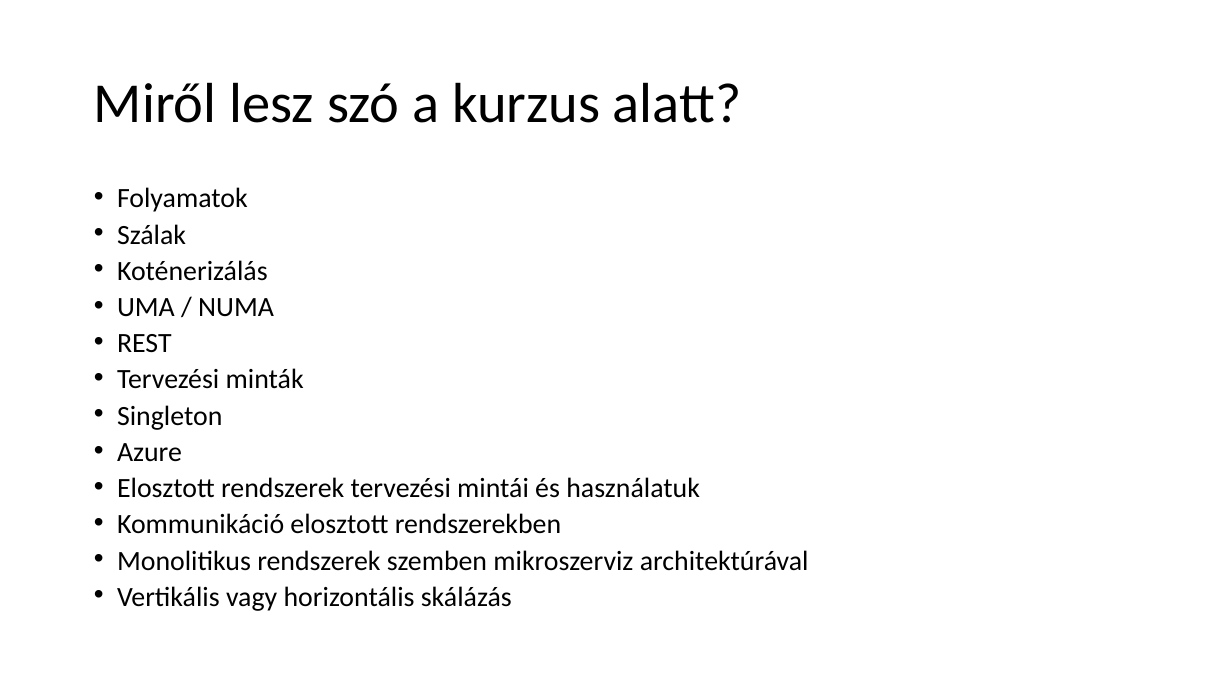
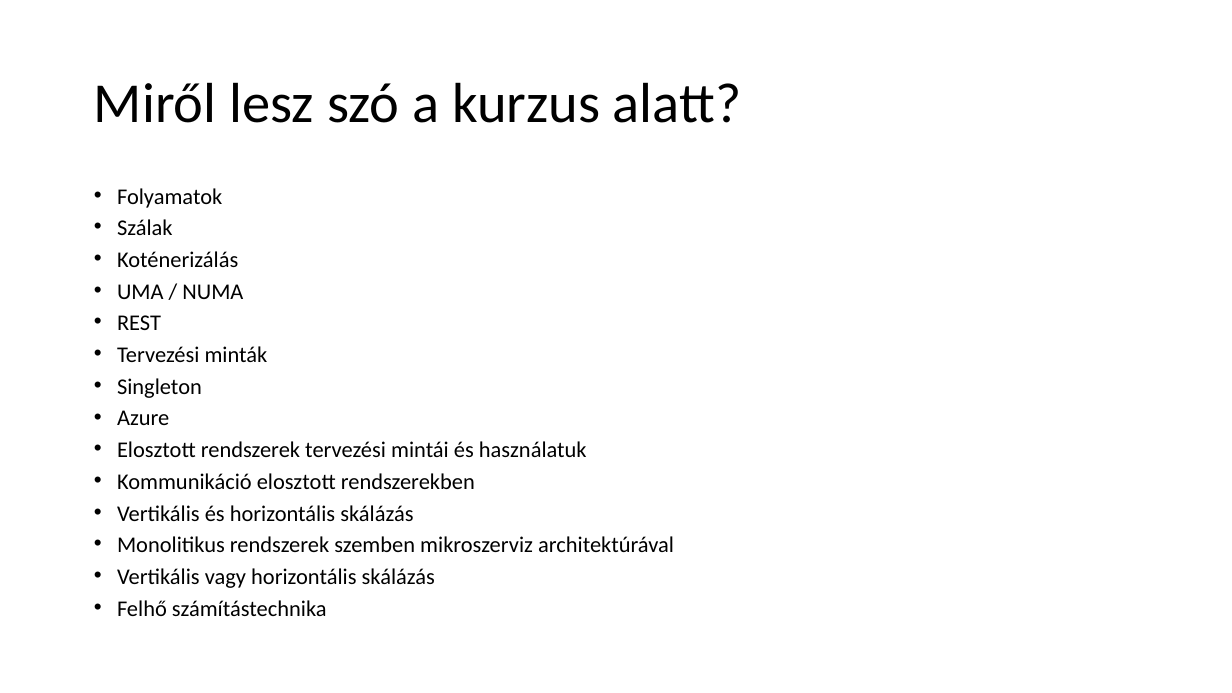
Before and after one commit to krsjakb/osztott-rendszerek-parhuzamos-programozas, a slide deck: slide 2 of Osztott rendszerek, párhuzamos programozás.pptx. Drawn at 1232x693 pixels with LibreOffice and Linux fonts; fonts in the diff are those of the drawing. Boxes give left, top, right and bottom in pixels: in the first picture for what was removed or moved away, otherwise in the second. Text is boxed around its words. In the diff, an @@ line names an element or a change of style, - is before the commit and + after.

Commit message:
Felhőszolgáltatások

```diff
--- a/Osztott rendszerek, párhuzamos programozás.pptx
+++ b/Osztott rendszerek, párhuzamos programozás.pptx
@@ text at (117, 188, 674, 588): size 21.7 to 17.5 pt in "Folyamatok", "Szálak", "Koténerizálás", "UMA / NUMA" and 8 more places @@
@@ text at (117, 505, 413, 521): paragraph added @@
+• Vertikális és horizontális skálázás
@@ text at (117, 600, 327, 616): paragraph added @@
+• Felhő számítástechnika
```
Also in this commit, not shown: 6 slides added.
